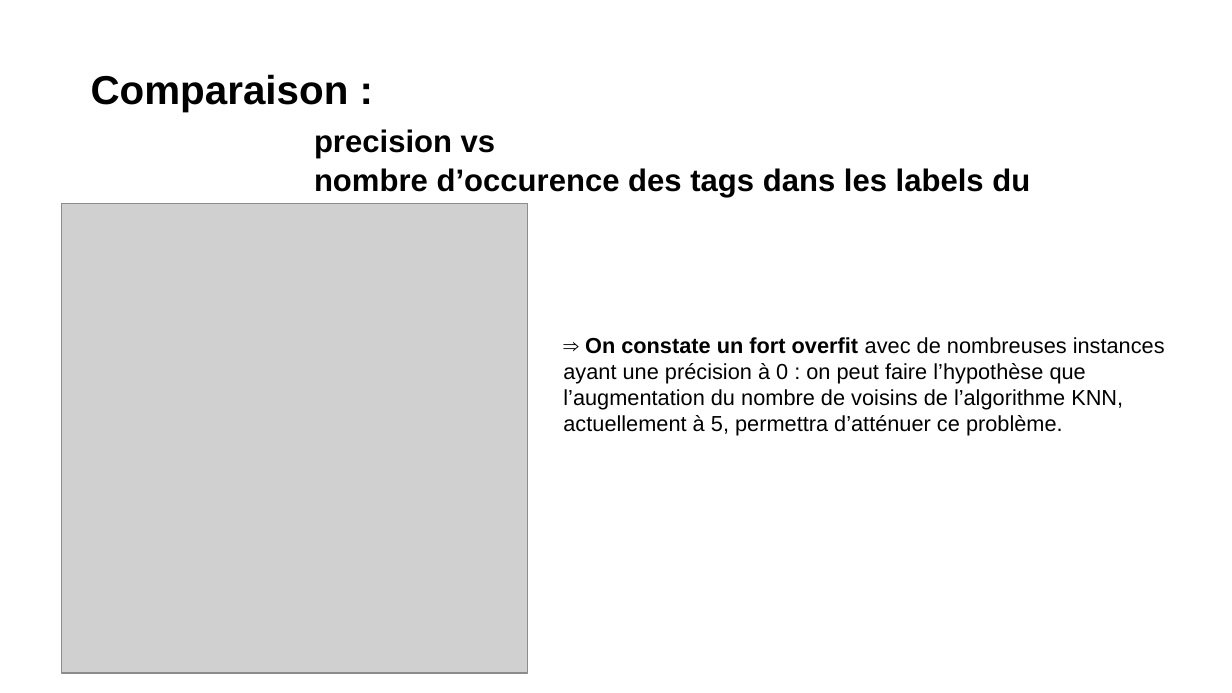
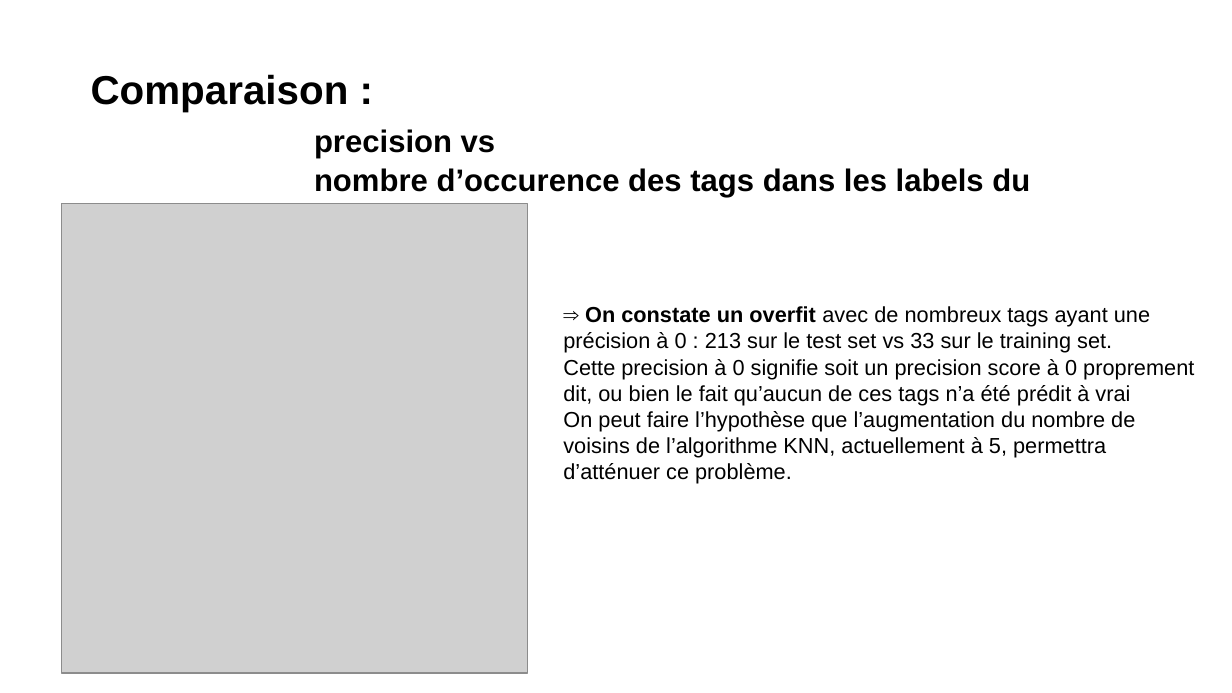
Before and after one commit to Severac/openclassrooms, a slide deck: slide 22 of PJ6/Presentation/PJ6_Presentation.odp (slide 21 before the commit). Drawn at 1232x693 pixels with LibreOffice and Linux fonts; fonts in the diff are those of the drawing; grey boxes stand for pictures. Boxes give left, top, right and bottom in pixels: in the first picture for what was removed or moved away, otherwise in the second. Text is boxed around its words. In the diff, an @@ line names an element or a change of style, - is before the commit and + after.

```diff
--- a/PJ6/Presentation/PJ6_Presentation.odp
+++ b/PJ6/Presentation/PJ6_Presentation.odp
@@ text at <box>563,306,1194,484</box>: text changed @@
-⇒ On constate un fort overfit avec de nombreuses instances ayant une précision à 0 : on peut faire l’hypothèse que l’augmentation du nombre de voisins de l’algorithme KNN, actuellement à 5, permettra d’atténuer ce problème.
+⇒ On constate un overfit avec de nombreux tags ayant une précision à 0 : 213 sur le test set vs 33 sur le training set.
+Cette precision à 0 signifie soit un precision score à 0 proprement dit, ou bien le fait qu’aucun de ces tags n’a été prédit à vrai
+On peut faire l’hypothèse que l’augmentation du nombre de voisins de l’algorithme KNN, actuellement à 5, permettra d’atténuer ce problème.
```
Also in this commit, not shown: 10 other slides changed, 3 slides added, 6 other files.
